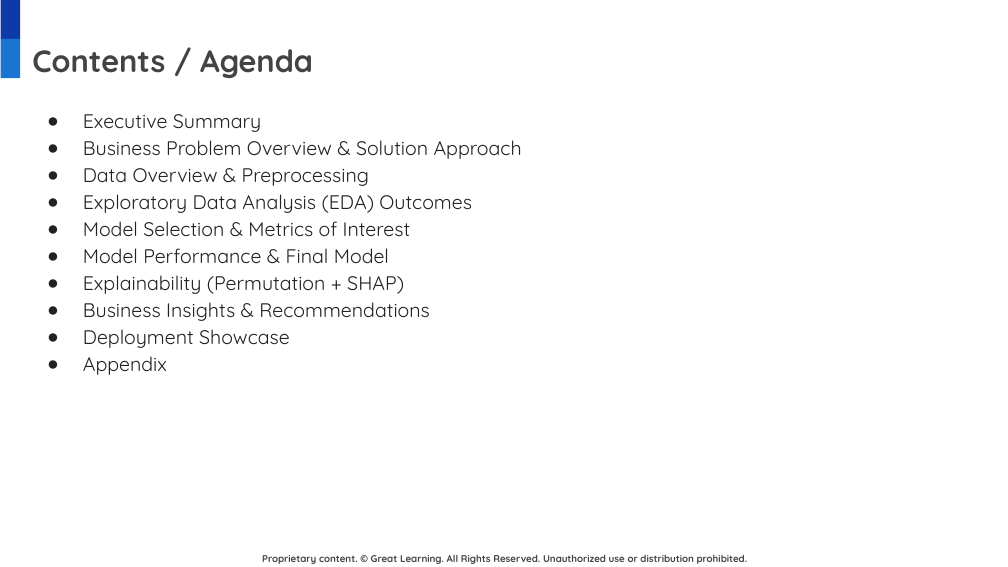
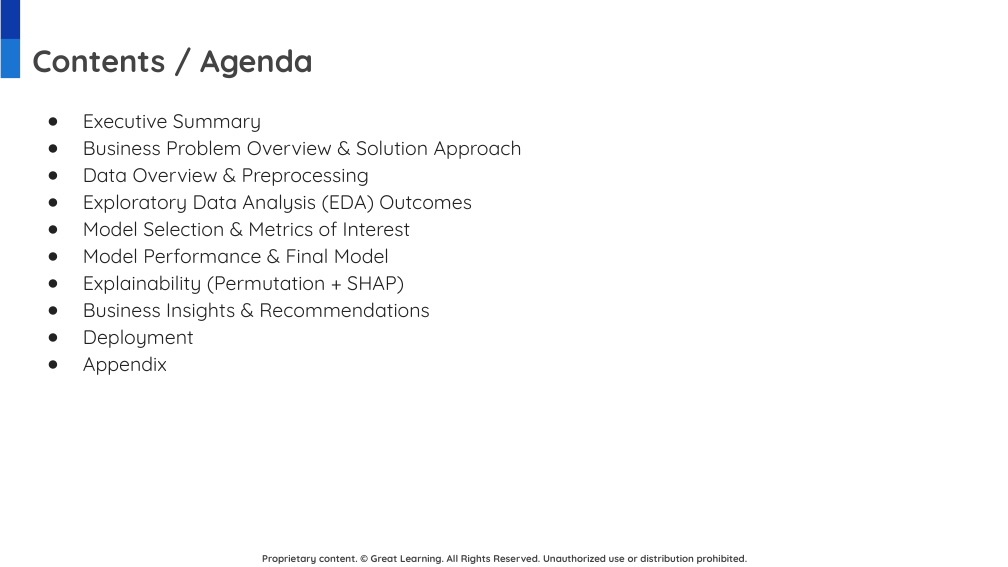
Before and after one commit to gunjan075/gl-capstone, a slide deck: slide 2 of Insurance_Price_Prediction_Final_Presentation.pptx. Drawn at 1008x567 pixels with LibreOffice and Linux fonts; fonts in the diff are those of the drawing; background and template pictures are left out. Boxes give left, top, right and bottom in pixels: in the first picture for what was removed or moved away, otherwise in the second. Text is boxed around its words. In the diff, an @@ line names an element or a change of style, - is before the commit and + after.

```diff
--- a/Insurance_Price_Prediction_Final_Presentation.pptx
+++ b/Insurance_Price_Prediction_Final_Presentation.pptx
@@ text at (83,329,194,348): text changed @@
-● Deployment Showcase
+● Deployment
```
Also in this commit, not shown: 15 other slides changed, 22 other files.
